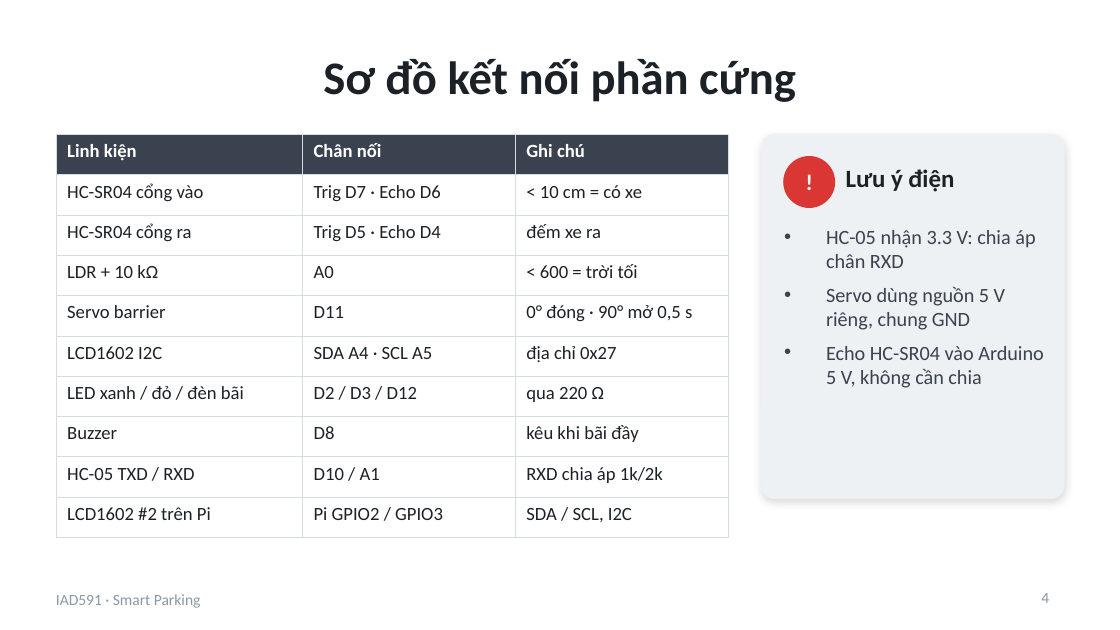
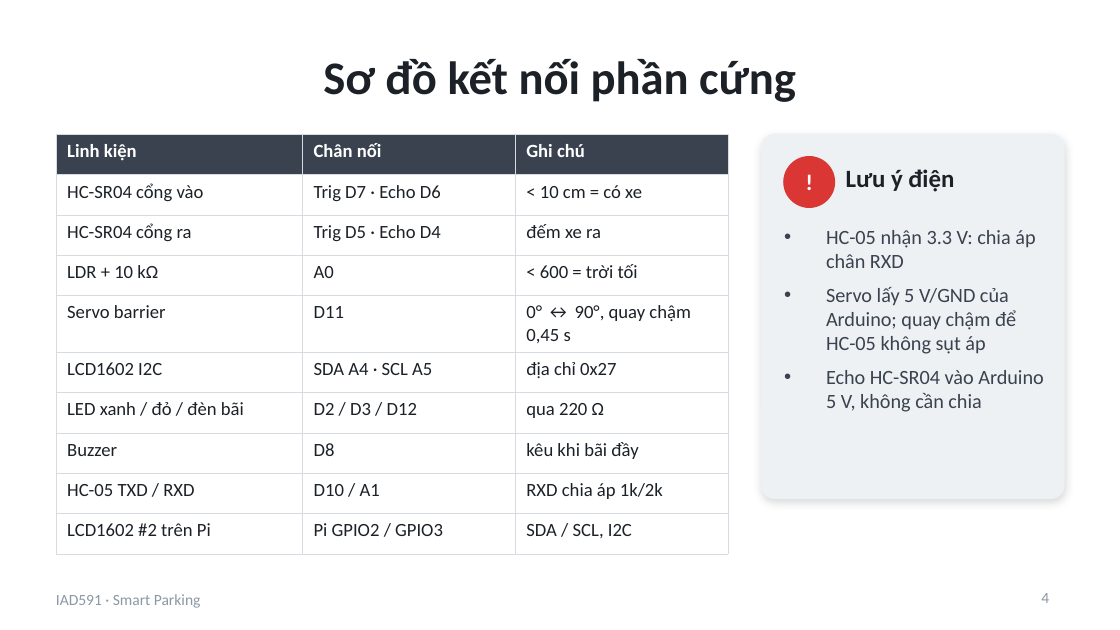
Before and after one commit to haihpse150218/iad591-smart-parking, a slide deck: slide 4 of docs/SmartParking_IAD591.pptx. Drawn at 1120x630 pixels with LibreOffice and Linux fonts; fonts in the diff are those of the drawing. Boxes give left, top, right and bottom in pixels: in the first picture for what was removed or moved away, otherwise in the second. Text is boxed around its words. In the diff, an @@ line names an element or a change of style, - is before the commit and + after.

```diff
--- a/docs/SmartParking_IAD591.pptx
+++ b/docs/SmartParking_IAD591.pptx
@@ table at (x1=56, y1=134, x2=728, y2=542) @@
-row 5, column 3: 0° đóng · 90° mở 0,5 s
+row 5, column 3: 0° ↔ 90°, quay chậm 0,45 s
@@ text at (x1=826, y1=287, x2=1016, y2=354): text changed @@
-• Servo dùng nguồn 5 V riêng, chung GND
+• Servo lấy 5 V/GND của Arduino; quay chậm để HC-05 không sụt áp
```
Also in this commit, not shown: 5 other slides changed, 1 other file.
